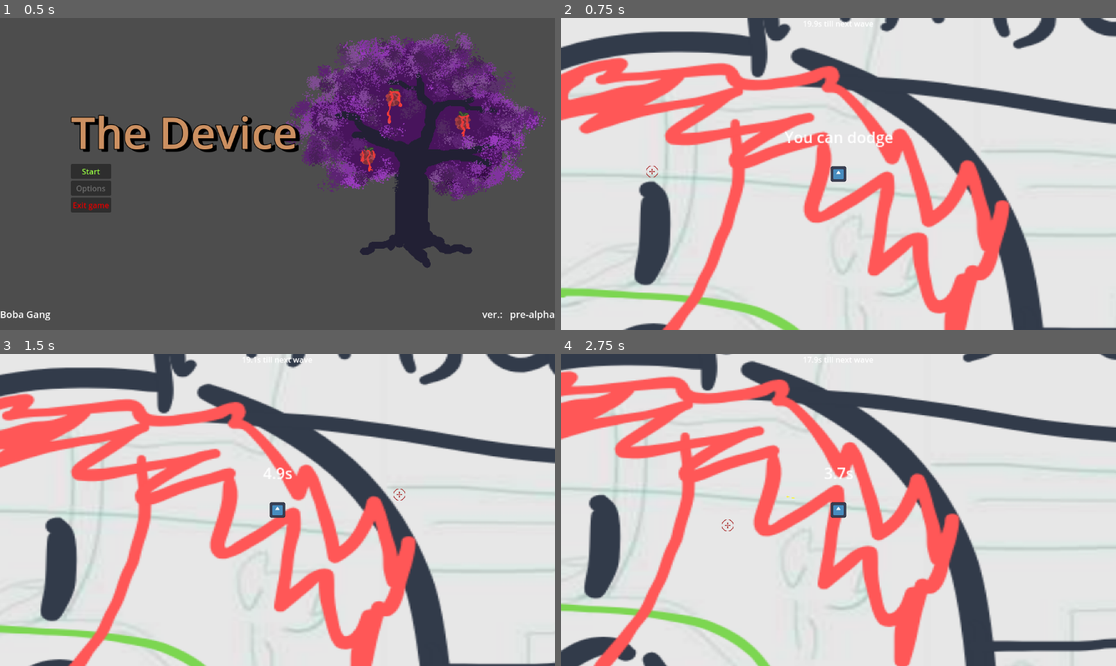
Above: before the commit, frames 1-4 (two rows, left to right).
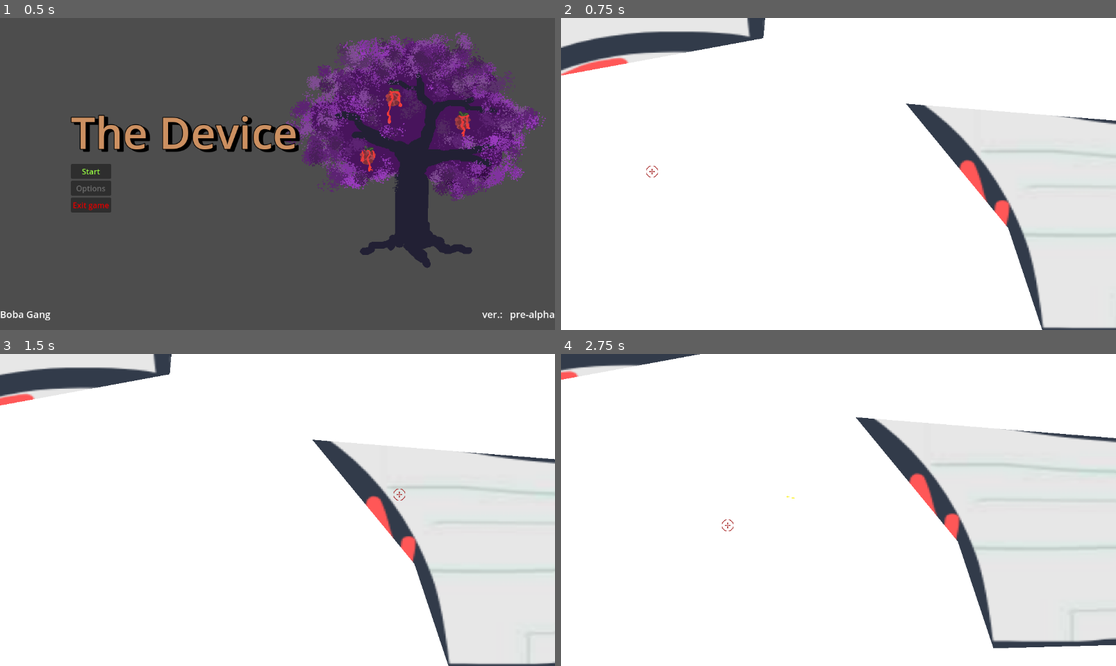
Above: after the commit, the same moments.

Repository: RoliGreiner/Anomaly-Zone-Game-Jam-2025
Game: Godot game, scene res://scenes/main_menu.tscn
The game is run twice, just before and just after one commit, with the same random seed, the same clock (stepped at 60 frames per second) and the same inputs. The engine's default icon, where the game draws it, is replaced by a stand-in: a white triangle on a blue panel in a dark square.
Inputs (mouse positions are in pixels of both pictures, inside the frame that each line leads up to):
- Up to frame 1 (0.5 s): no input
- Up to frame 2 (0.75 s): click "Start" at 0.5 s
- Up to frame 3 (1.5 s): tap Enter at 1.25 s; move the mouse to (399, 494) at 1.27 s; hold D (right) from 1.28 s (still down); tap Space (dodge) at 1.35 s
- Up to frame 4 (2.75 s): move the mouse to (727, 525) at 2.02 s; release D (right) at 2.03 s; hold S (down) from 2.03 s (still down); click (727, 525) at 2.1 s

Frame 1 is identical in both runs. In frame 2, 53% of the frame differs, in the area x 0-100%, y 0-100%; in frame 3, 50%; in frame 4, 51%.

Commit message:
Auto stash before checking out "origin/dev"

Diff:
--- a/scenes/game.tscn
+++ b/scenes/game.tscn
@@ -6,9 +6,9 @@
 [ext_resource type="Texture2D" uid="uid://y0vrkel4nud7" path="res://icon.svg" id="4_lbhrr"]
 
 [sub_resource type="NavigationPolygon" id="NavigationPolygon_lnu2h"]
-vertices = PackedVector2Array(1655.7578, -653.8828, 1799.1328, 1156.4766, -625.5781, 1043.4688, -554.40625, -627.1094)
-polygons = Array[PackedInt32Array]([PackedInt32Array(0, 1, 2), PackedInt32Array(0, 2, 3)])
-outlines = Array[PackedVector2Array]([PackedVector2Array(-564, -637, 1665, -664, 1810, 1167, -636, 1053)])
+vertices = PackedVector2Array(88.296875, 452.21875, 192, 316.54688, 192, 513.7422, 184.89844, 51.078125, 92.6875, -61.132813, 476.5703, -30.203125, 856.21875, 139.71875, 2051.9063, -501.96875, 2033.0781, 1614.9766, 847.78125, 531.27344, -1744.0625, 1609.0078, -145.71875, 548.28125, -332.39844, 521.6172, -528.3672, 404.64844, -1756.9297, -493.02344, -573.59375, 263.71875, -494.6328, 55.539063, 220.14063, 156.79688, -70.10156, -337.2578, -87.27344, -149.45313, -342.97656, -102.25, 488.39844, -321.71094)
+polygons = Array[PackedInt32Array]([PackedInt32Array(0, 1, 2), PackedInt32Array(3, 4, 5), PackedInt32Array(6, 7, 8), PackedInt32Array(9, 6, 8), PackedInt32Array(9, 8, 10), PackedInt32Array(2, 9, 10), PackedInt32Array(0, 2, 10), PackedInt32Array(11, 0, 10), PackedInt32Array(12, 11, 10), PackedInt32Array(13, 12, 10), PackedInt32Array(13, 10, 14), PackedInt32Array(15, 13, 14), PackedInt32Array(16, 15, 14), PackedInt32Array(17, 3, 5), PackedInt32Array(6, 17, 5), PackedInt32Array(18, 19, 20), PackedInt32Array(20, 16, 14), PackedInt32Array(6, 5, 21), PackedInt32Array(7, 6, 21), PackedInt32Array(14, 7, 21), PackedInt32Array(14, 21, 18), PackedInt32Array(20, 14, 18)])
+outlines = Array[PackedVector2Array]([PackedVector2Array(-1767, -503, 2062, -512, 2043, 1625, -1754, 1619)])
 sample_partition_type = 1
 
 [node name="Game" type="Node2D"]
@@ -32,6 +32,12 @@
 unique_name_in_owner = true
 navigation_polygon = SubResource("NavigationPolygon_lnu2h")
 
+[node name="Polygon2D" type="Polygon2D" parent="NavigationRegion2D"]
+polygon = PackedVector2Array(-61, -327, 478, -312, 467, -41, 70, -73, 176, 56, 213, 167, 846, 150, 838, 521, 202, 504, 202, 287, 82, 444, -147, 538, -329, 512, -520, 398, -563, 264, -486, 61, -338, -93, -78, -141)
+
+[node name="CollisionPolygon2D" type="CollisionPolygon2D" parent="NavigationRegion2D/Polygon2D"]
+polygon = PackedVector2Array(475, -310, 464, -24, 73, -73, 173, 56, 210, 173, 843, 144, 841, 524, 190, 509, 202, 278, 79, 449, -141, 541, -323, 521, -523, 392, -563, 255, -492, 56, -338, -90, -78, -147, -75, -335)
+
 [node name="CanvasLayer" type="CanvasLayer" parent="."]
 
 [node name="Label" type="Label" parent="CanvasLayer"]
@@ -44,7 +50,6 @@
 size_flags_vertical = 6
 horizontal_alignment = 1
 
-[connection signal="timeout" from="EnemySpawnerCooldown" to="." method="_on_enemy_spawner_cooldown_timeout"]
 [node name="TextureRect" type="TextureRect" parent="."]
 z_index = -1
 offset_left = -1774.0
@@ -52,3 +57,5 @@
 offset_right = 2066.0
 offset_bottom = 1639.0
 texture = ExtResource("2_lbhrr")
+
+[connection signal="timeout" from="EnemySpawnerCooldown" to="." method="_on_enemy_spawner_cooldown_timeout"]
